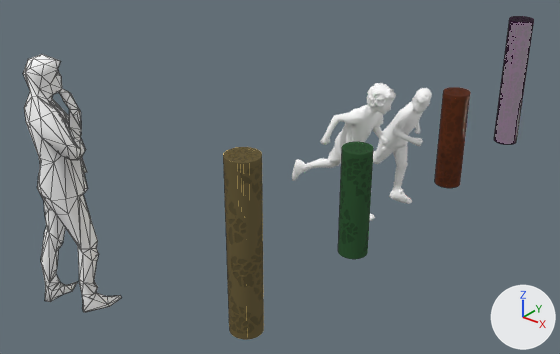
The glTF model glb/RL_02.glb, before and after one commit.
Rendered twice from a 50 mm camera at (1.94, -5.35, 3.25) aimed at (-1.77, -0.71, 0.38). Every picture has the same lights, and +X, +Y and +Z are marked at lower right. The older version comes first. Mesh edges are drawn as thin lines on the coarser meshes. Where no turn or scale is listed for an object, it has been applied to the vertices.

The first picture shows '291_person', 'Bollard_sm', 'Bollard_sm001', 'Circle001', 'Circle002', 'Circle009', 'Circle010', 'Object001', 'bollard_rg', 'bollard_rg001', 'boys' and 5 more.
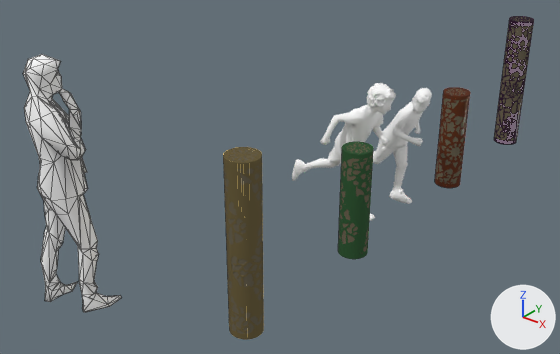
Commit message: update RL again

Location of each change, (x1, y1, x2, y2) in pixels of the pictures (560 x 354 px):
'Circle001', recoloured
    both: (225, 148, 263, 334)
'Circle010', recoloured, reshaped (darker)
    both: (495, 17, 533, 141)
'Circle009', recoloured, reshaped (orange to beige)
    both: (435, 88, 468, 184)
'Circle002', recoloured (lighter)
    both: (339, 143, 373, 252)

What changed in the scene script:
```text
Add mat_inner_yellow:
    mat_inner_yellow = principled_material('inner_yellow')
    mat_inner_yellow.base_color = (0.957, 0.789, 0.47)  # beige #fae6b6
    mat_inner_yellow.roughness = 0.0
Change me_circle001:
    where me_circle001.from_pydata(...)  # 200 vertices, 396 faces; spans x -0.115..0.115, y -0.115..0.115, z 0.0..1.3
    remove me_circle001.materials.append(mat_material__4)  # yellow #d9bc6d
    add me_circle001.materials.append(mat_inner_yellow)  # beige #fae6b6
Change me_circle002:
    where me_circle002.from_pydata(...)  # 200 vertices, 298 faces; spans x -0.115..0.115, y -0.115..0.115, z 0.0..0.9
    remove me_circle002.materials.append(mat_material__3)  # green #4ea756
    add me_circle002.materials.append(mat_inner_yellow)  # beige #fae6b6
Change ob_circle009:
    ob_circle009: bpy.data.objects.new('Circle009', me_circle009) -> bpy.data.objects.new('Circle009', me_circle002)
Change ob_circle010:
    ob_circle010: bpy.data.objects.new('Circle010', me_circle010) -> bpy.data.objects.new('Circle010', me_circle001)
```
